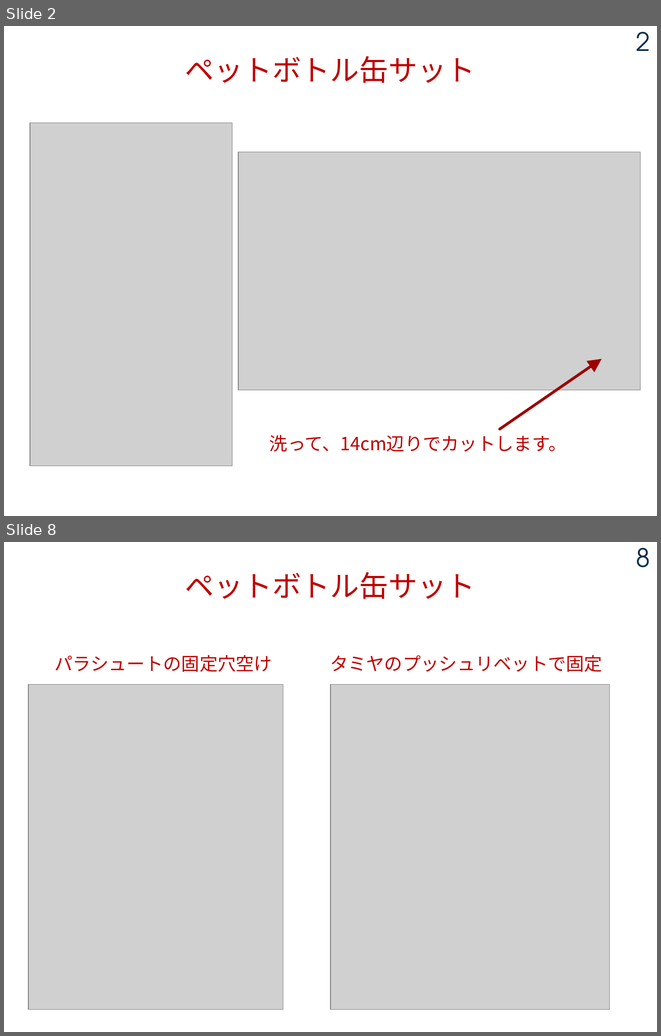
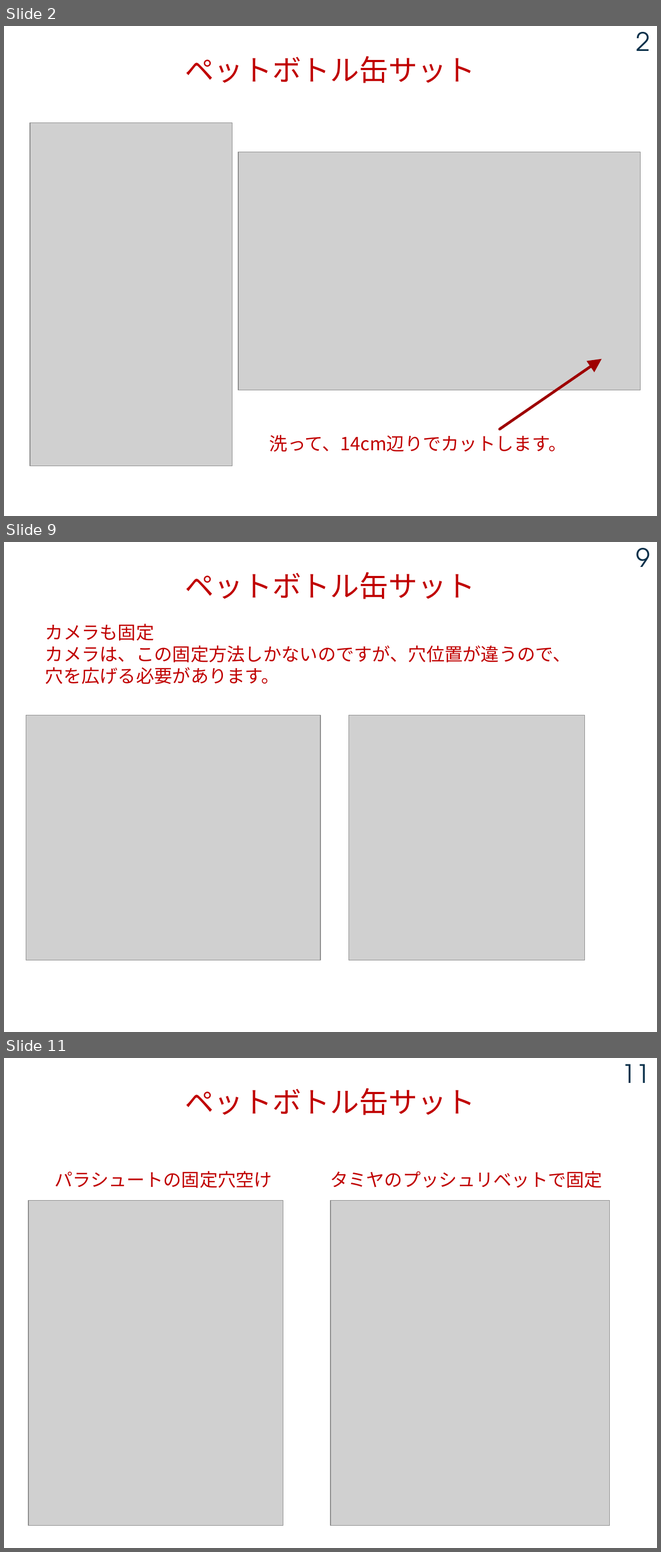
Before and after one commit to tarosay/cansat2026_Sample, a slide deck: Documents/2026_07_02_ペットボトル缶サットを作ろう.pptx. Shown one above the other, each under a label of ours: slides 2 and 8 before the commit, slides 2, 9 and 11 after it; the slides between them are not shown. The pictures are 661x1036 and 661x1552 pixels, drawn with LibreOffice and Linux fonts; fonts in the diff are those of the drawing; grey boxes stand for pictures. Boxes give left, top, right and bottom in pixels: in the first picture for what was removed or moved away, otherwise in the second. Text is boxed around its words. In the diff, an @@ line names an element or a change of style, - is before the commit and + after.

Commit message:
ペットボトル缶サット完成

```diff
--- a/Documents/2026_07_02_ペットボトル缶サットを作ろう.pptx
+++ b/Documents/2026_07_02_ペットボトル缶サットを作ろう.pptx
@@ slide 9 added at [4,542,657,1032], background #FFFFFF @@
@@ page number added at [636,548,650,567], 28 pt, text #0A304A @@
+9
@@ text added at [185,572,476,599], 32 pt, text #C00000 @@
+ペットボトル缶サット
@@ text added at [45,624,571,684], 20 pt, text #C00000 @@
+カメラも固定
+カメラは、この固定方法しかないのですが、穴位置が違うので、
+穴を広げる必要があります。
@@ picture added at [26,715,320,960] @@
@@ picture added at [348,715,584,960] @@
@@ what was slide 8 is now slide 11 @@
@@ page number at [622,1064,650,1083]: text changed @@
-8
+11
```
Also in this commit, not shown: 6 slides changed, 1 other slide added, 2 slides removed, 1 other file.
